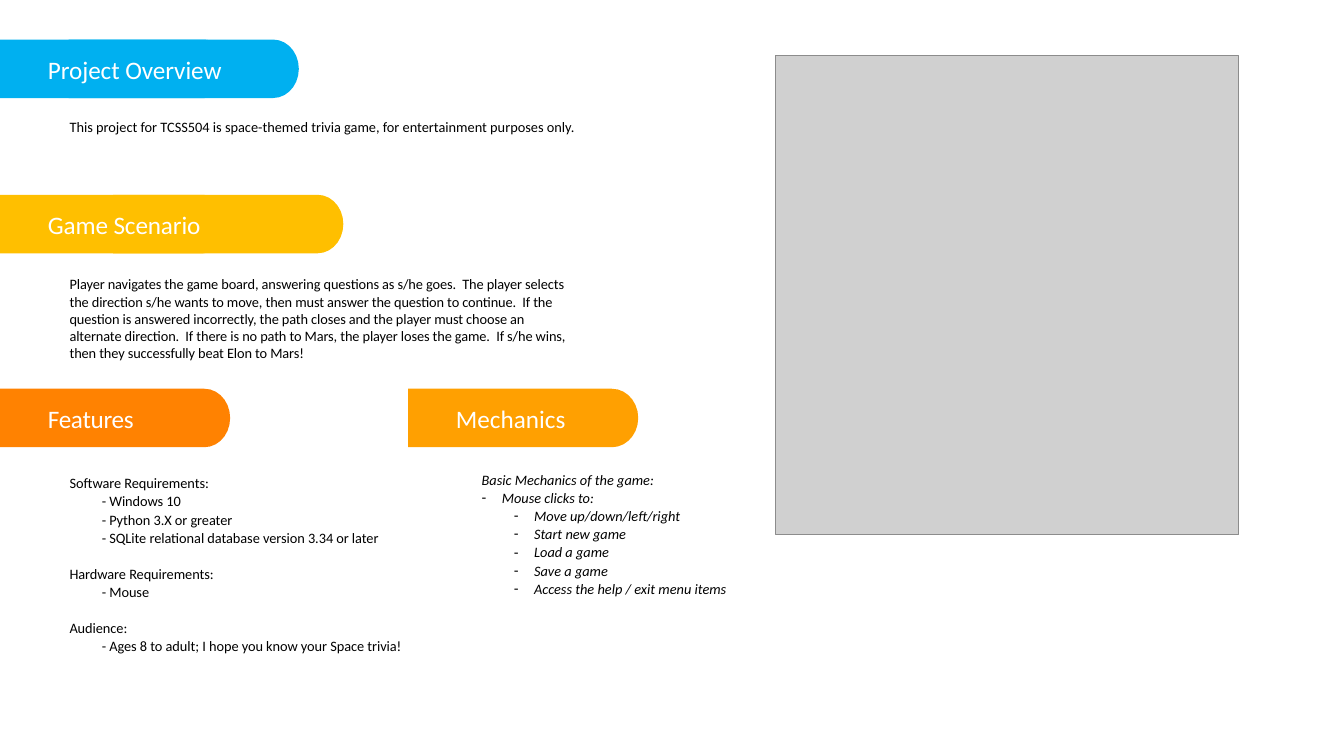
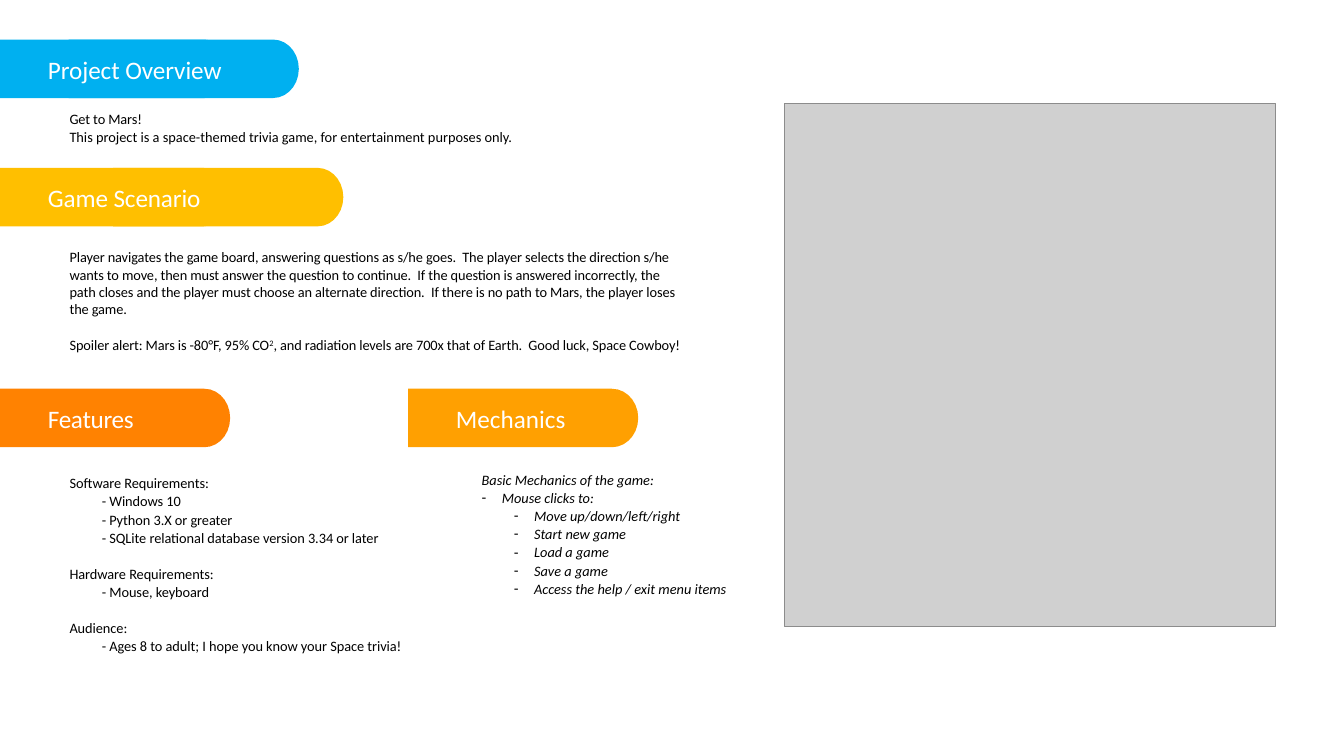
Before and after one commit to jstocks/trivia_maze, a slide deck: slide 2 of Trivia_Maze_Presentation.pptx. Drawn at 1344x756 pixels with LibreOffice and Linux fonts; fonts in the diff are those of the drawing; grey boxes stand for pictures. Boxes give left, top, right and bottom in pixels: in the first picture for what was removed or moved away, otherwise in the second. Text is boxed around its words. In the diff, an @@ line names an element or a change of style, - is before the commit and + after.

```diff
--- a/Trivia_Maze_Presentation.pptx
+++ b/Trivia_Maze_Presentation.pptx
@@ text at <box>70,114,512,145</box>: text changed @@
-This project for TCSS504 is space-themed trivia game, for entertainment purposes only.
+Get to Mars!
+This project is a space-themed trivia game, for entertainment purposes only.
@@ picture: place and size @@
-picture at <box>776,56,1239,535</box>
+picture at <box>784,103,1275,627</box>
@@ 2 freeform shapes, 1 text: place and size @@
-2 freeform shapes, 1 text at <box>0,195,343,253</box>
+2 freeform shapes, 1 text at <box>0,168,343,227</box>
@@ text at <box>70,252,680,353</box>: text changed @@
-Player navigates the game board, answering questions as s/he goes. The player selects the direction s/he wants to move, then must answer the question to continue. If the question is answered incorrectly, the path closes and the player must choose an alternate direction. If there is no path to Mars, the player loses the game. If s/he wins, then they successfully beat Elon to Mars!
+Player navigates the game board, answering questions as s/he goes. The player selects the direction s/he wants to move, then must answer the question to continue. If the question is answered incorrectly, the path closes and the player must choose an alternate direction. If there is no path to Mars, the player loses the game.
+Spoiler alert: Mars is -80°F, 95% CO2, and radiation levels are 700x that of Earth. Good luck, Space Cowboy!
@@ text at <box>109,587,209,600</box>: text changed @@
-- Mouse
+- Mouse, keyboard
```
Also in this commit, not shown: 5 other slides changed, 2 other files.
